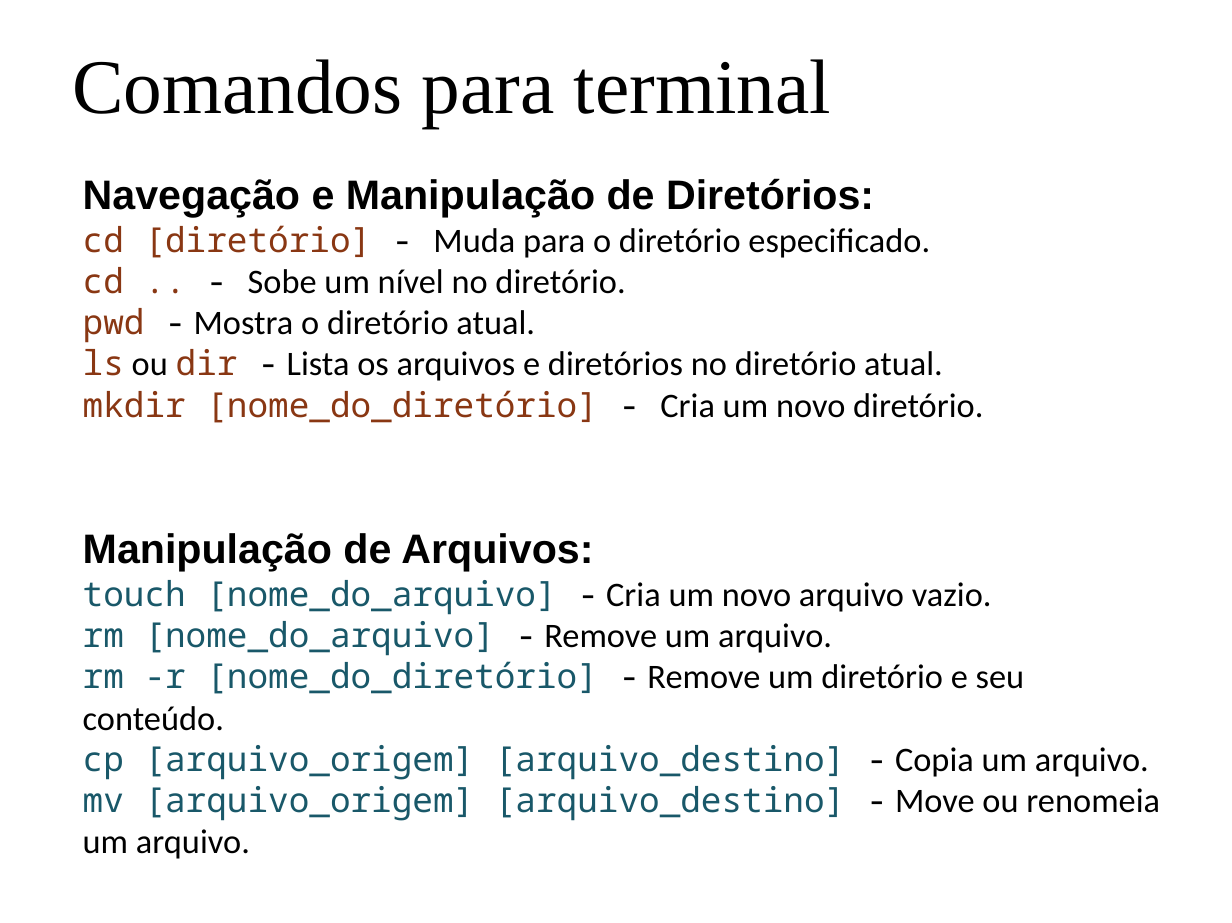
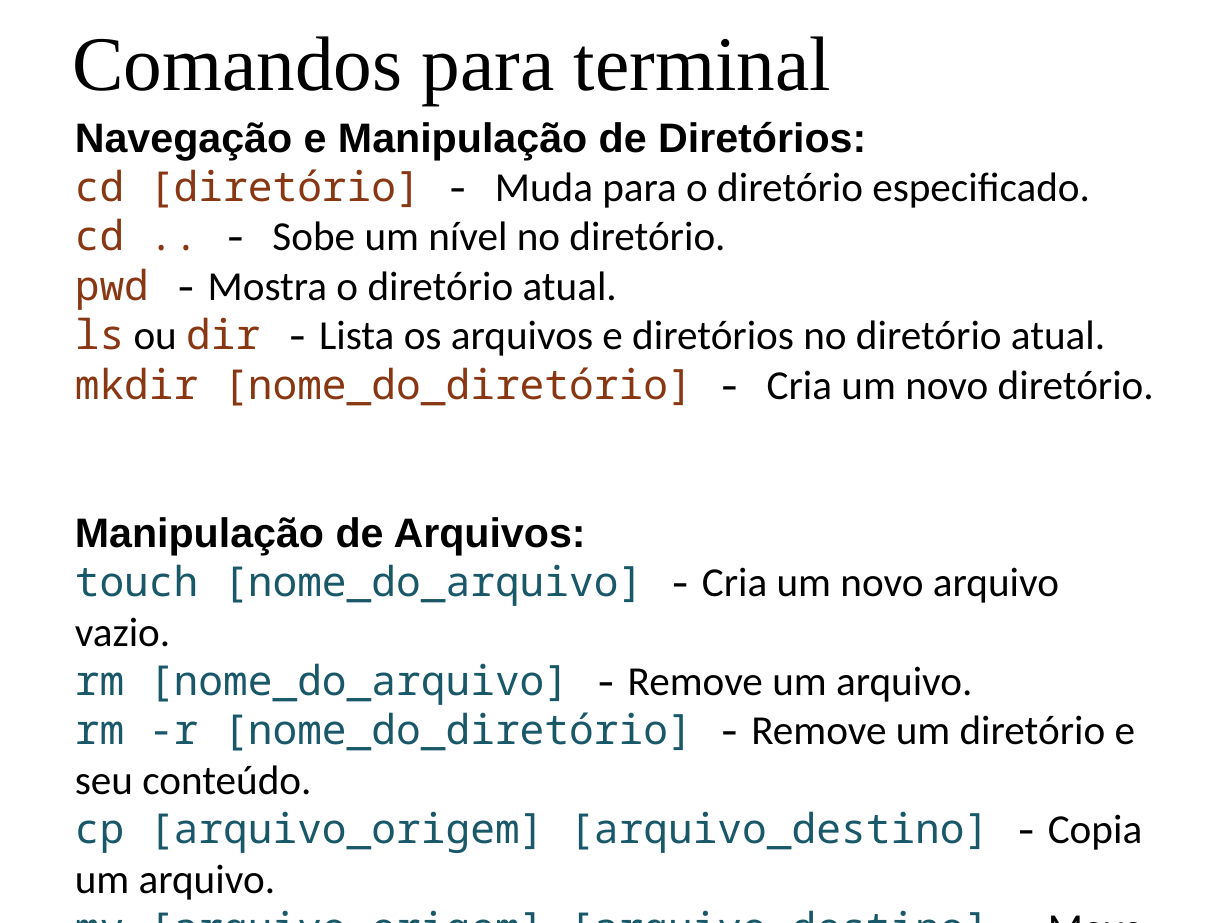
Before and after one commit to ugoincc/contece-git-workshop, a slide deck: slide 11 of 01 Git.pptx (slide 12 before the commit). Drawn at 1232x923 pixels with LibreOffice and Linux fonts; fonts in the diff are those of the drawing. Boxes give left, top, right and bottom in pixels: in the first picture for what was removed or moved away, otherwise in the second. Text is boxed around its words. In the diff, an @@ line names an element or a change of style, - is before the commit and + after.

```diff
--- a/01 Git.pptx
+++ b/01 Git.pptx
@@ text "Comandos para terminal" moved from (x1=72, y1=59, x2=831, y2=128) to (x1=72, y1=36, x2=831, y2=105) @@
@@ text "Navegação e Manipulação de Diretórios:" moved from (x1=83, y1=178, x2=1160, y2=859) to (x1=75, y1=121, x2=1154, y2=900) @@
@@ text at (x1=75, y1=169, x2=1154, y2=900): size 20 to 24 pt in "cd [diretório] - Muda para o diretório ...", "cd .. - Sobe um nível no ...", "pwd - Mostra o diretório atual.", "ls ou dir - Lista os arquivos ..." and 6 more places @@
```
Also in this commit, not shown: 3 other slides changed, 1 slide removed, 2 other files.
